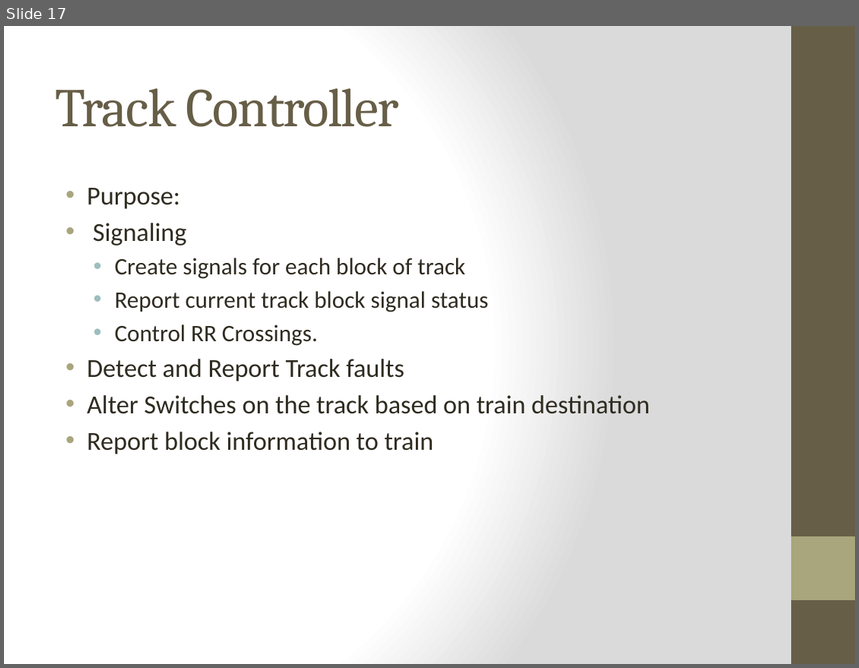
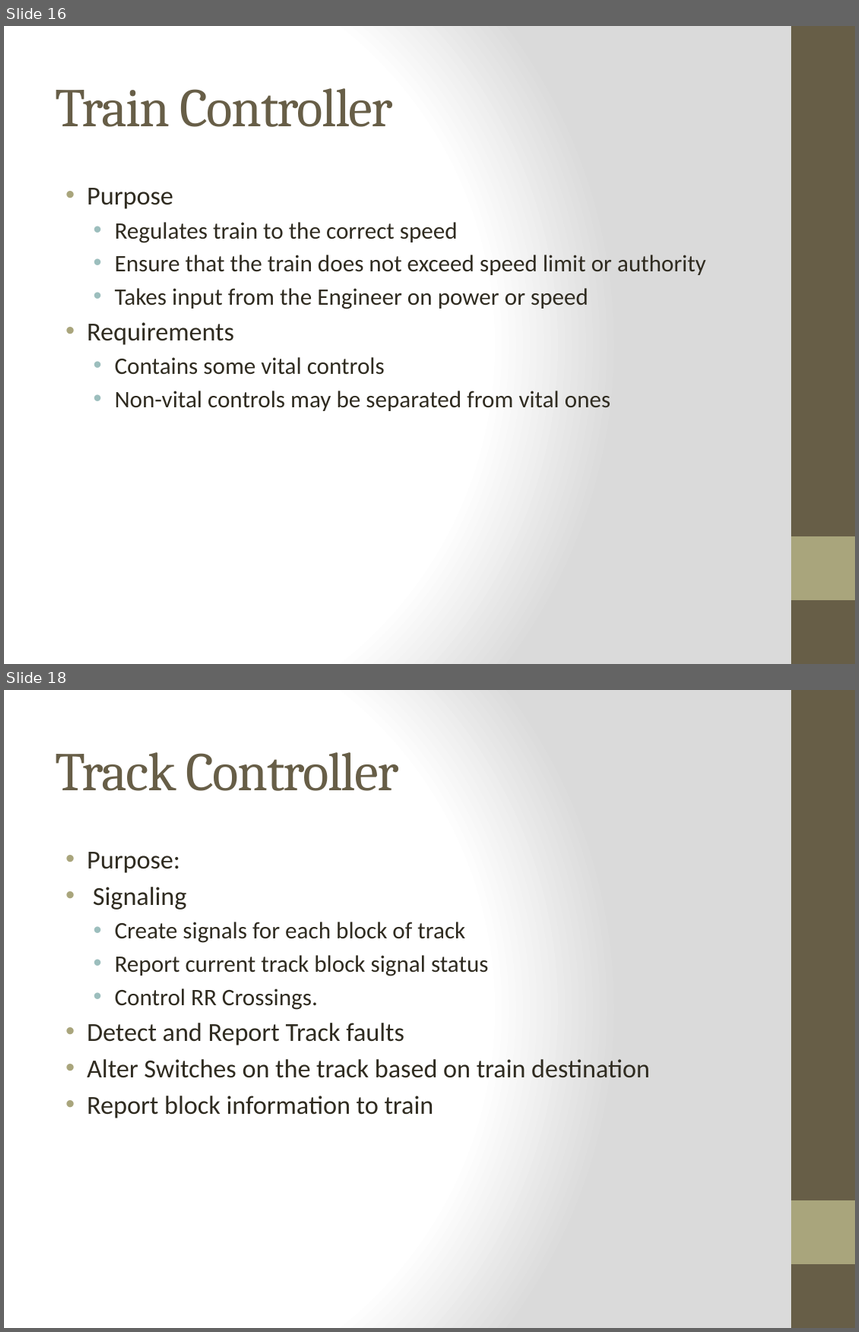
Before and after one commit to meylingtaing/COE1186, a slide deck: Design Review/DesignReview.pptx. Shown one above the other, each under a label of ours: slide 17 before the commit, slides 16 and 18 after it; the slides between them are not shown. The pictures are 859x668 and 859x1332 pixels, drawn with LibreOffice and Linux fonts; fonts in the diff are those of the drawing. Boxes give left, top, right and bottom in pixels: in the first picture for what was removed or moved away, otherwise in the second. Text is boxed around its words. In the diff, an @@ line names an element or a change of style, - is before the commit and + after.

Commit message:
Added Train Controller

```diff
--- a/Design Review/DesignReview.pptx
+++ b/Design Review/DesignReview.pptx
@@ slide 16 added at (x1=4, y1=26, x2=855, y2=664), background gradient #FFFFFF to #DADADA; not listed: 2 template elements that a slide beside it also shows @@
@@ title added at (x1=55, y1=88, x2=393, y2=127), 46 pt, text #675E47 @@
+Train Controller
@@ text added at (x1=87, y1=188, x2=706, y2=411), 20 pt, text #2F2B20 @@
+• Purpose
+  • Regulates train to the correct speed
+  • Ensure that the train does not exceed speed limit or authority
+  • Takes input from the Engineer on power or speed
+• Requirements
+  • Contains some vital controls
+  • Non-vital controls may be separated from vital ones
@@ what was slide 17 is now slide 18 @@
```
Also in this commit, not shown: 2 slides changed.
